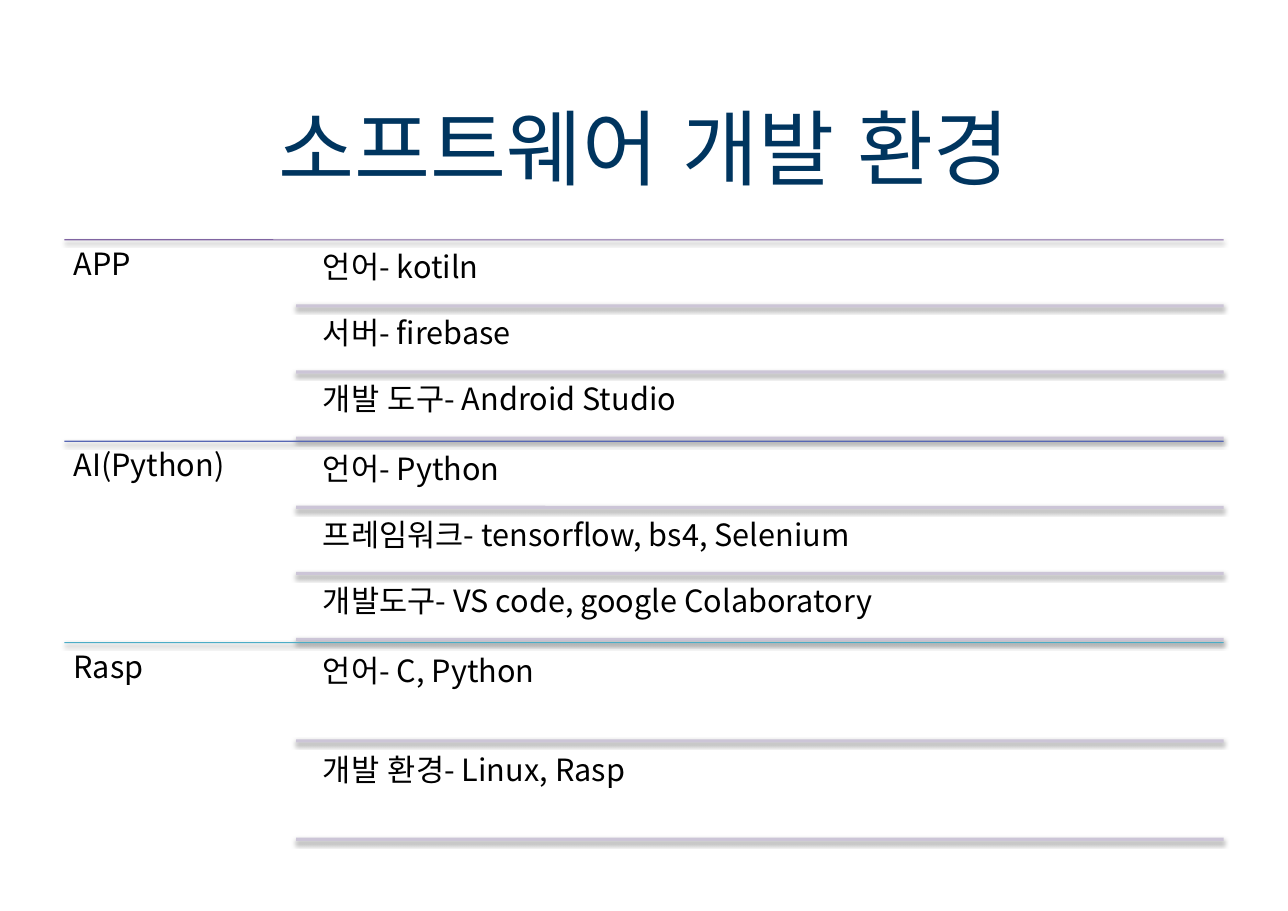
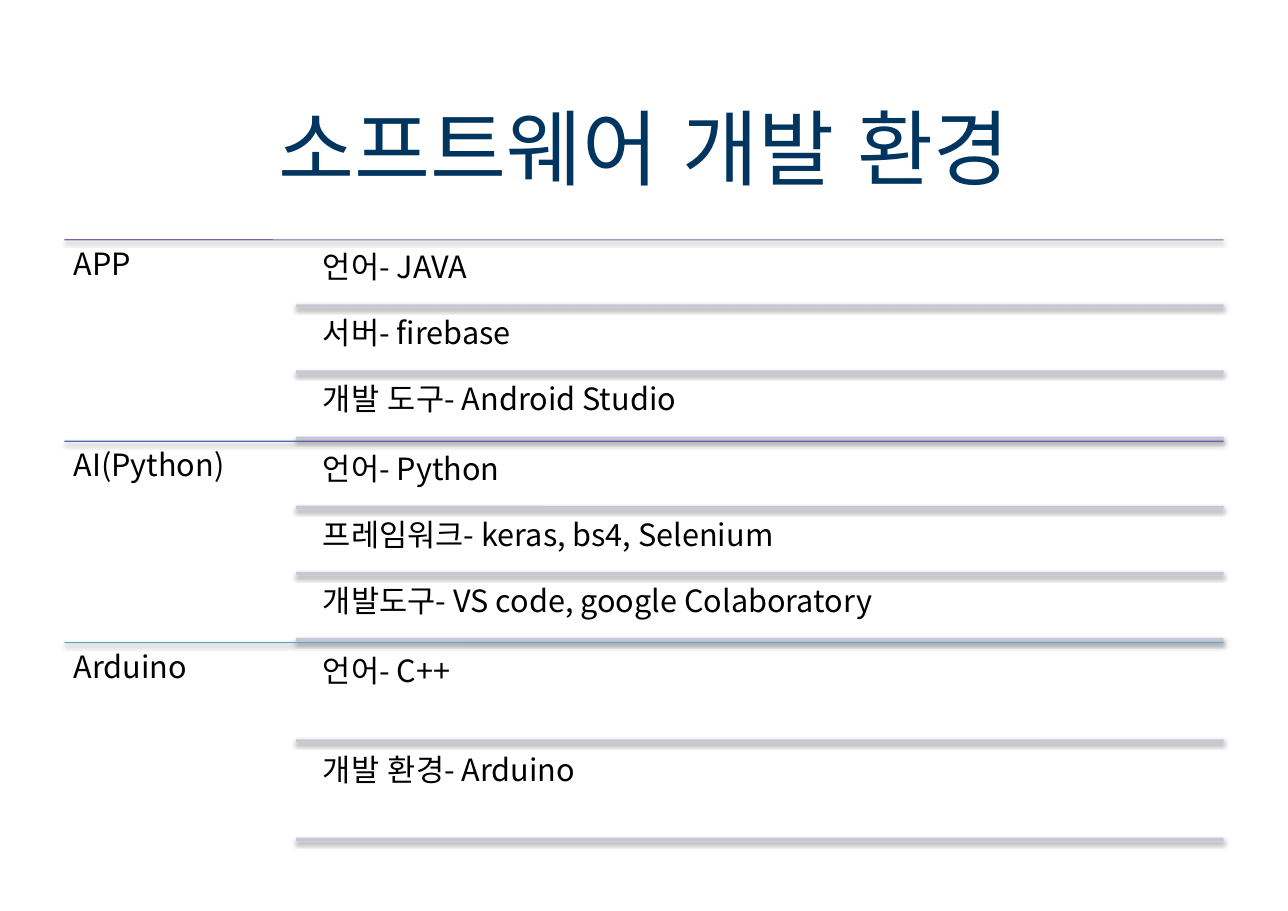
Before and after one commit to Nam-SW/GOE, a slide deck: slide 11 of documents/KDN 발표 자료.pptx. Drawn at 1288x911 pixels with LibreOffice and Linux fonts; fonts in the diff are those of the drawing; background and template pictures are left out. Boxes give left, top, right and bottom in pixels: in the first picture for what was removed or moved away, otherwise in the second. Text is boxed around its words. In the diff, an @@ line names an element or a change of style, - is before the commit and + after.

```diff
--- a/documents/KDN 발표 자료.pptx
+++ b/documents/KDN 발표 자료.pptx
@@ text at (323,252,467,281): text changed @@
-언어- kotiln
+언어- JAVA
@@ text at (323,520,773,552): text changed @@
-프레임워크- tensorflow, bs4, Selenium
+프레임워크- keras, bs4, Selenium
@@ text at (74,653,187,679): text changed @@
-Rasp
+Arduino
@@ text at (323,656,451,685): text changed @@
-언어- C, Python
+언어- C++
@@ text at (323,755,575,784): text changed @@
-개발 환경- Linux, Rasp
+개발 환경- Arduino
```
Also in this commit, not shown: 5 other slides changed.
